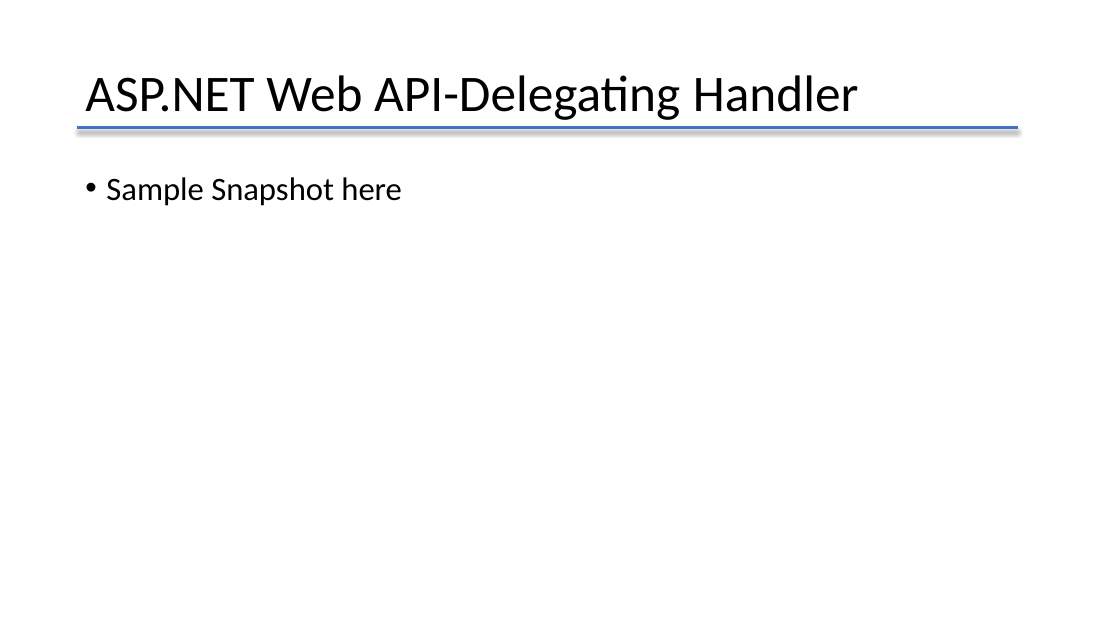
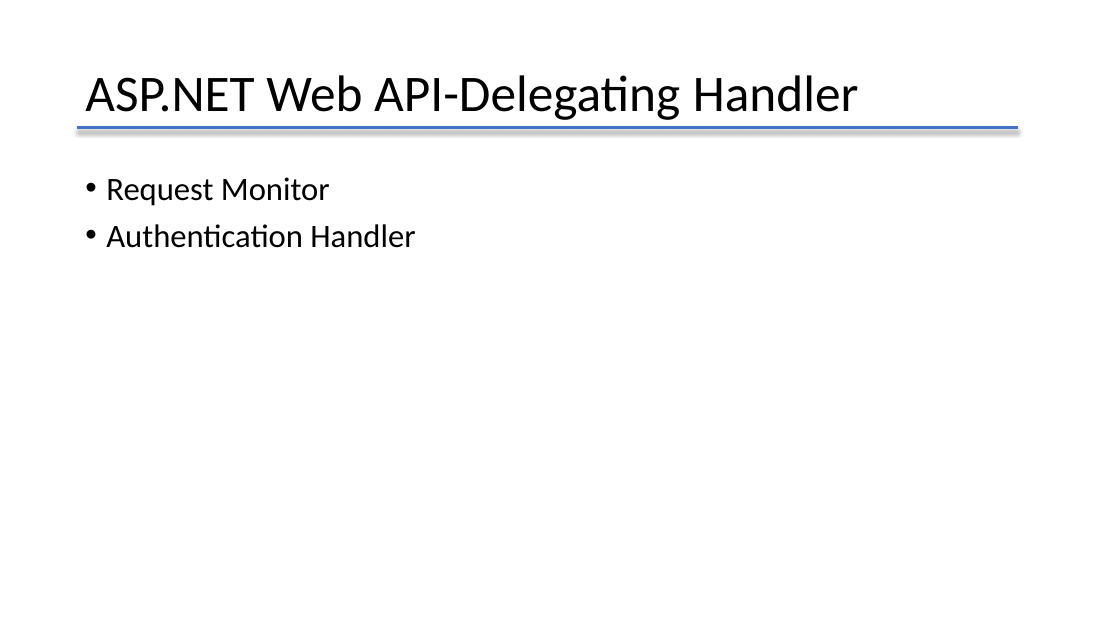
Before and after one commit to lbwxly/Todo, a slide deck: slide 10 of RestApiIntroduction.pptx. Drawn at 1120x630 pixels with LibreOffice and Linux fonts; fonts in the diff are those of the drawing. Boxes give left, top, right and bottom in pixels: in the first picture for what was removed or moved away, otherwise in the second. Text is boxed around its words. In the diff, an @@ line names an element or a change of style, - is before the commit and + after.

```diff
--- a/RestApiIntroduction.pptx
+++ b/RestApiIntroduction.pptx
@@ text at <box>106,177,415,248</box>: text changed @@
-• Sample Snapshot here
+• Request Monitor
+• Authentication Handler
```
Also in this commit, not shown: 8 other slides changed.
